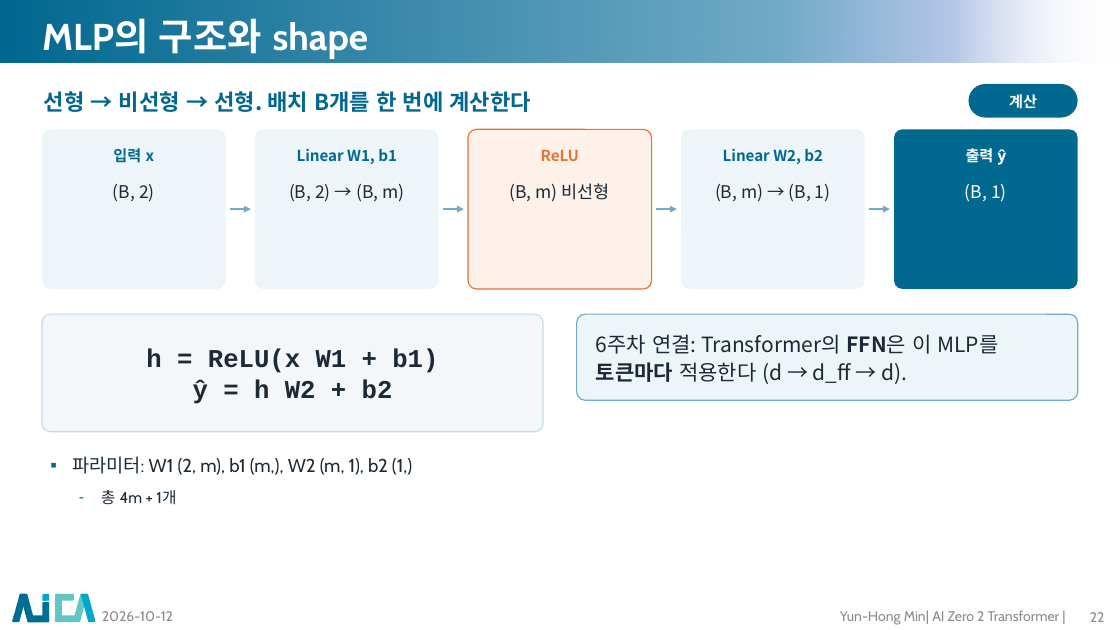
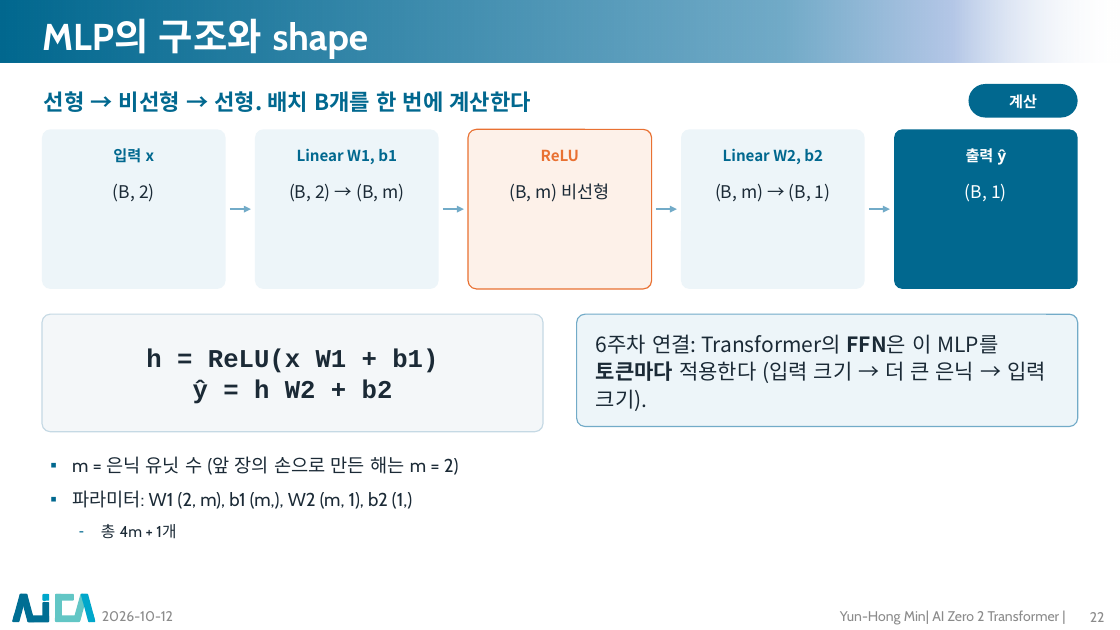
Before and after one commit to myunhh/AI-Zero-2-Transformers, a slide deck: slide 22 of lectures/week02_perceptron_to_mlp.pptx. Drawn at 1120x630 pixels with LibreOffice and Linux fonts; fonts in the diff are those of the drawing; background and template pictures are left out. Boxes give left, top, right and bottom in pixels: in the first picture for what was removed or moved away, otherwise in the second. Text is boxed around its words. In the diff, an @@ line names an element or a change of style, - is before the commit and + after.

```diff
--- a/lectures/week02_perceptron_to_mlp.pptx
+++ b/lectures/week02_perceptron_to_mlp.pptx
@@ rounded rectangle "6주차 연결: Transformer의 FFN은 이 ...": place and size @@
-rounded rectangle "6주차 연결: Transformer의 FFN은 이 ..." at box(577, 314, 1078, 400)
+rounded rectangle "6주차 연결: Transformer의 FFN은 이 ..." at box(577, 314, 1078, 427)
@@ rounded rectangle "6주차 연결: Transformer의 FFN은 이 ..." at box(577, 314, 1078, 427): proportions changed @@
@@ text in rounded rectangle at box(596, 334, 1046, 411): text changed @@
-6주차 연결: Transformer의 FFN은 이 MLP를 토큰마다 적용한다 (d → d_ff → d).
+6주차 연결: Transformer의 FFN은 이 MLP를 토큰마다 적용한다 (입력 크기 → 더 큰 은닉 → 입력 크기).
@@ text at box(72, 456, 459, 475): paragraph added @@
+▪ m = 은닉 유닛 수 (앞 장의 손으로 만든 해는 m = 2)
```
Also in this commit, not shown: 29 other slides changed, 8 other files.
